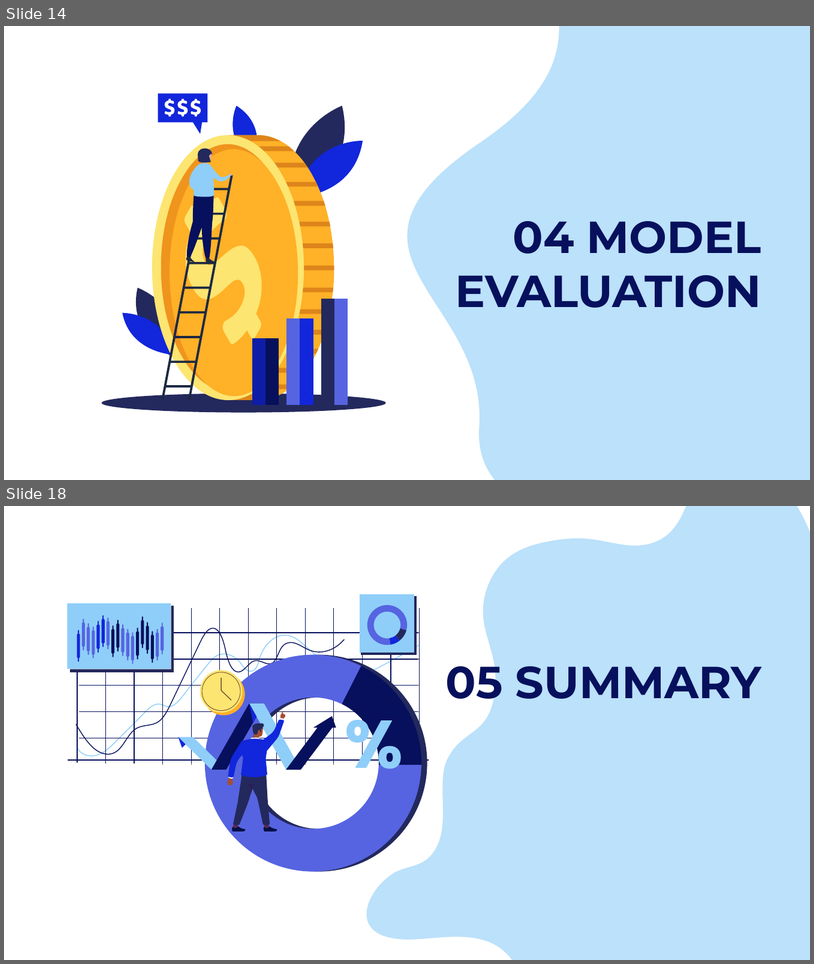
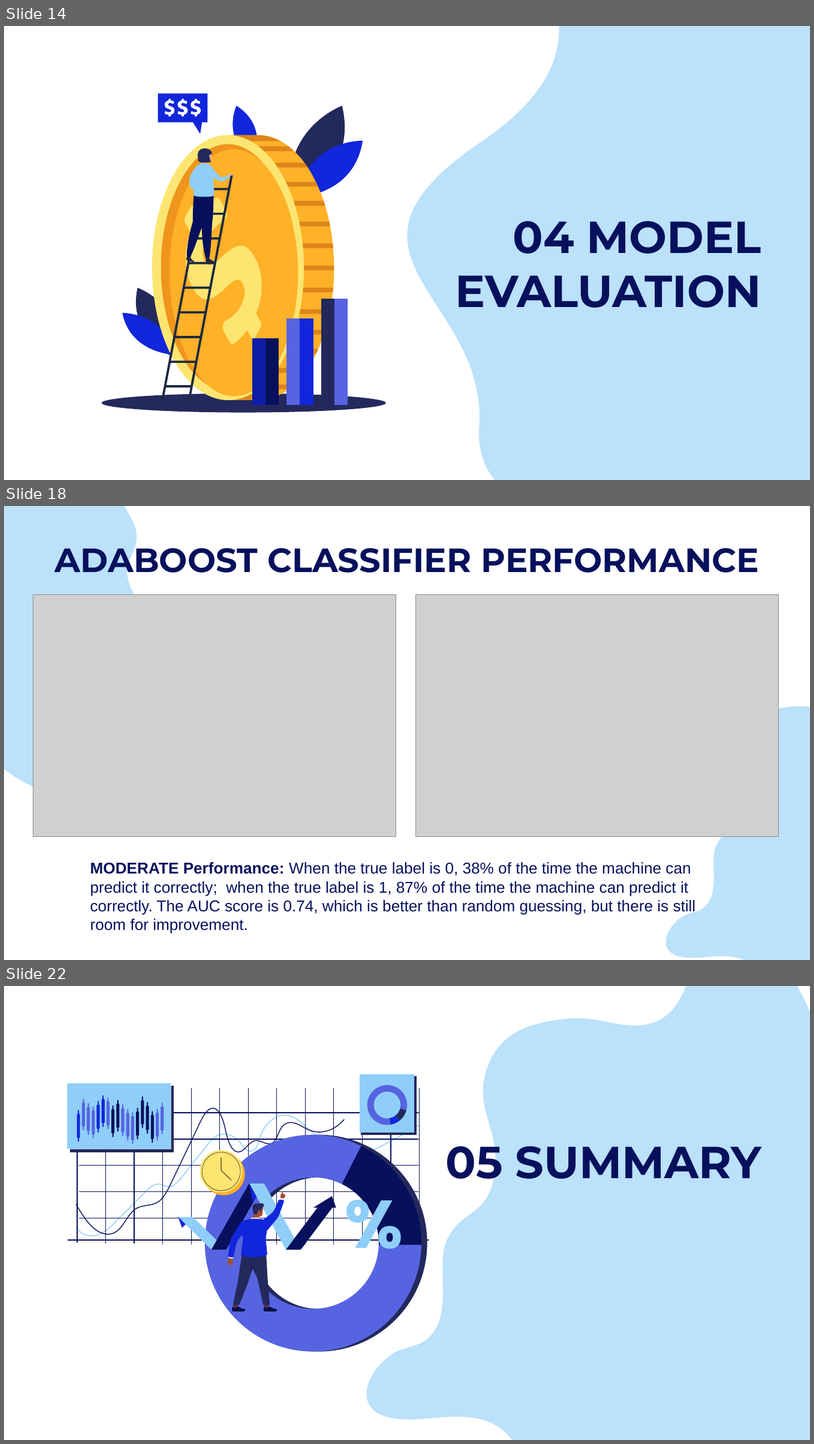
Before and after one commit to muhasenulhaque/Project-2-Machine-Learning-and-Algo-Trading, a slide deck: Presentation/FX_Master_Project_Presentation.pptx. Shown one above the other, each under a label of ours: slides 14 and 18 before the commit, slides 14, 18 and 22 after it; the slides between them are not shown. The pictures are 814x964 and 814x1444 pixels, drawn with LibreOffice and Linux fonts; fonts in the diff are those of the drawing; grey boxes stand for pictures. Boxes give left, top, right and bottom in pixels: in the first picture for what was removed or moved away, otherwise in the second. Text is boxed around its words. In the diff, an @@ line names an element or a change of style, - is before the commit and + after.

```diff
--- a/Presentation/FX_Master_Project_Presentation.pptx
+++ b/Presentation/FX_Master_Project_Presentation.pptx
@@ slide 18 added at (4, 506, 810, 960), background #FFFFFF @@
@@ freeform shape added at (4, 506, 282, 833), fill #8FCEF9 at 60% opacity @@
@@ text added at (55, 539, 759, 580), 30 pt, text #07105C, bold @@
+ADABOOST CLASSIFIER PERFORMANCE
@@ picture added at (33, 595, 396, 837) @@
@@ picture added at (416, 595, 779, 837) @@
@@ freeform shape added at (653, 654, 810, 960), fill #8FCEF9 at 60% opacity @@
@@ text added at (90, 862, 696, 933), 14 pt, text #07105C @@
+MODERATE Performance: When the true label is 0, 38% of the time the machine can predict it correctly; when the true label is 1, 87% of the time the machine can predict it correctly. The AUC score is 0.74, which is better than random guessing, but there is still room for improvement.
@@ what was slide 18 is now slide 22 @@
```
Also in this commit, not shown: 9 slides changed, 4 other slides added, 4 slides removed, 13 other files.
